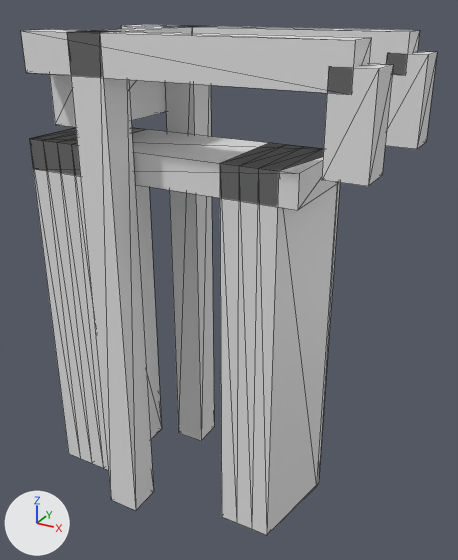
An edit to the glTF model models/hattem/hattem-brug-318fa11b/hattem-brug-318fa11b.glb, drawn before and after from the same camera.
Before and after are seen from a 50 mm lens placed at (8.86, -13.47, 3.58), pointed at (1.28, 0.31, -3.31). Lighting does not change. The marker at lower left points along +X, +Y and +Z. The first picture is the older version. Mesh edges are drawn as thin lines.

The scene before the commit, as lines of its bpy script (objects in view):
```python
ob_building_balans = bpy.data.objects.new('building:balans', me_balans)
ob_building_balans.location = (0.0, 0.0, 0.0)
ob_building_balans_2 = bpy.data.objects.new('building:balans 2', me_balans_2)
ob_building_balans_2.location = (0.0, 0.0, 0.0)
ob_building_contragewicht = bpy.data.objects.new('building:contragewicht', me_contragewicht)
ob_building_contragewicht.location = (0.0, 0.0, 0.0)
ob_building_hamei = bpy.data.objects.new('building:hamei', me_hamei)
ob_building_hamei.location = (0.0, 0.0, 0.0)
ob_building_hamei_2 = bpy.data.objects.new('building:hamei 2', me_hamei_2)
ob_building_hamei_2.location = (0.0, 0.0, 0.0)
ob_building_hangstang = bpy.data.objects.new('building:hangstang', me_hangstang)
ob_building_hangstang.location = (0.0, 0.0, 0.0)
ob_building_hangstang_2 = bpy.data.objects.new('building:hangstang 2', me_hangstang_2)
ob_building_hangstang_2.location = (0.0, 0.0, 0.0)
ob_building_portaal = bpy.data.objects.new('building:portaal', me_portaal)
ob_building_portaal.location = (0.0, 0.0, 0.0)
ob_road_landhoofd__aangenomen__2 = bpy.data.objects.new('road:landhoofd (aangenomen) 2', me_landhoofd__aangenomen__2)
ob_road_landhoofd__aangenomen__2.location = (0.0, 0.0, 0.0)
# also in view: 'road:landhoofd (aangenomen)' at (-2.88, 0.0, -4.86); 'road:dek' at (0.0, 0.0, -0.13)
```
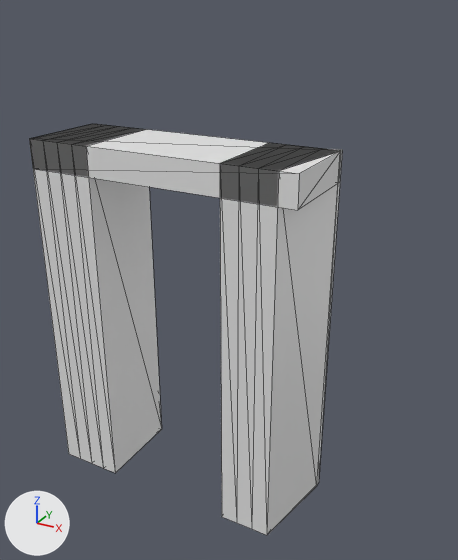
What differs and where, as boxes [x1, y1, x2, y2] in the pictures (458 x 560 px):
'building:hamei 2', deleted
    before: [67, 31, 154, 511]
'building:balans 2', deleted
    before: [21, 29, 371, 94]
'building:hamei', deleted
    before: [165, 26, 214, 441]
'building:hangstang 2', deleted
    before: [322, 64, 393, 186]
'building:hangstang', deleted
    before: [385, 51, 437, 149]
'building:balans', deleted
    before: [121, 25, 420, 75]
'building:contragewicht', deleted
    before: [50, 74, 166, 127]
'building:portaal', deleted
    before: [92, 26, 194, 33]

What changed in the scene script:
```text
Remove ob_building_hamei:
    ob_building_hamei = bpy.data.objects.new('building:hamei', me_hamei)
    ob_building_hamei.location = (0.0, 0.0, 0.0)
Remove ob_building_hamei_2:
    ob_building_hamei_2 = bpy.data.objects.new('building:hamei 2', me_hamei_2)
    ob_building_hamei_2.location = (0.0, 0.0, 0.0)
Remove ob_building_portaal:
    ob_building_portaal = bpy.data.objects.new('building:portaal', me_portaal)
    ob_building_portaal.location = (0.0, 0.0, 0.0)
Remove ob_building_balans:
    ob_building_balans = bpy.data.objects.new('building:balans', me_balans)
    ob_building_balans.location = (0.0, 0.0, 0.0)
Remove ob_building_hangstang:
    ob_building_hangstang = bpy.data.objects.new('building:hangstang', me_hangstang)
    ob_building_hangstang.location = (0.0, 0.0, 0.0)
Remove ob_building_balans_2:
    ob_building_balans_2 = bpy.data.objects.new('building:balans 2', me_balans_2)
    ob_building_balans_2.location = (0.0, 0.0, 0.0)
Remove ob_building_hangstang_2:
    ob_building_hangstang_2 = bpy.data.objects.new('building:hangstang 2', me_hangstang_2)
    ob_building_hangstang_2.location = (0.0, 0.0, 0.0)
Remove ob_building_contragewicht:
    ob_building_contragewicht = bpy.data.objects.new('building:contragewicht', me_contragewicht)
    ob_building_contragewicht.location = (0.0, 0.0, 0.0)
```
